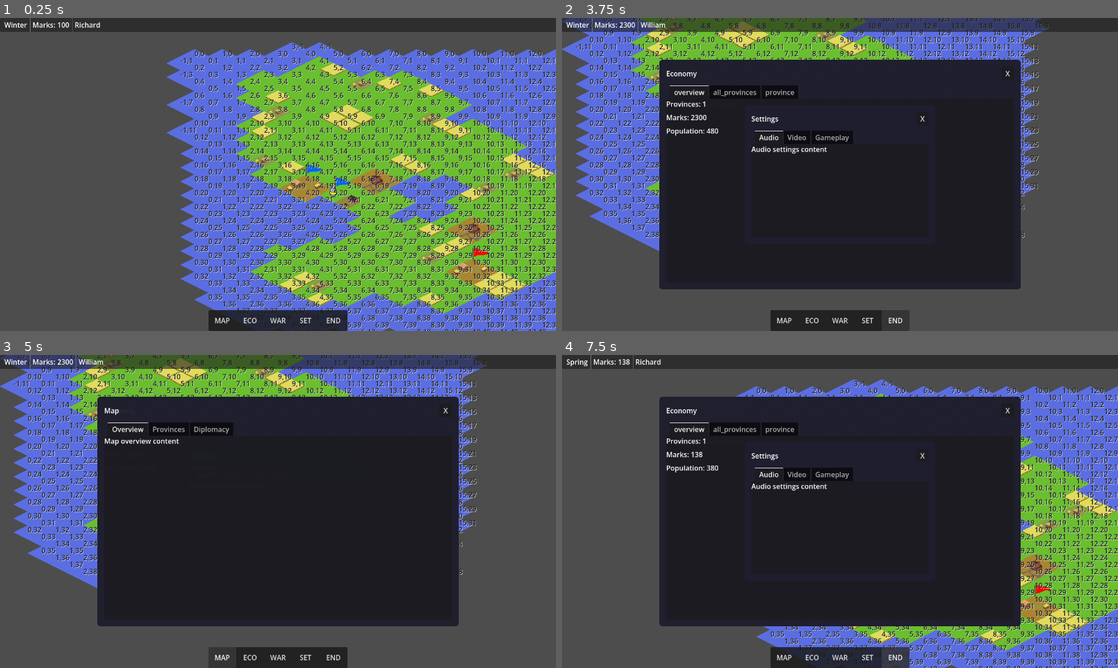
Above: before the commit, frames 1-4 (two rows, left to right).
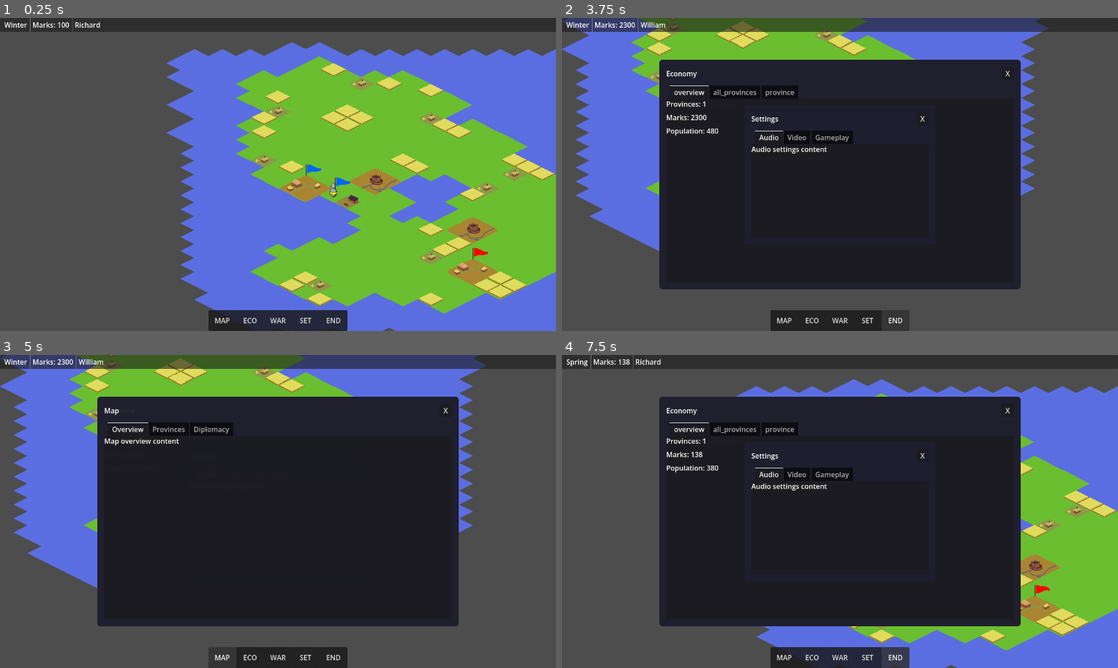
Above: after the commit, the same moments.

Repository: Charckle/strategemata_medieval
Game: Godot game, scene res://maps/overworld/test_maps/test_map_01/test_map_01.tscn
The game is run twice, just before and just after one commit, with the same random seed, the same clock (stepped at 60 frames per second) and the same inputs. This scene is started directly instead of the project's main scene.
Inputs:
- Up to frame 1 (0.25 s): no input
- Up to frame 2 (3.75 s): click "MAP" at 0.5 s; click "ECO" at 1.25 s; click "WAR" at 2 s; click "SET" at 2.75 s; click "END" at 3.5 s
- Up to frame 3 (5 s): click "MAP" at 4.25 s
- Up to frame 4 (7.5 s): click "ECO" at 5 s; click "WAR" at 5.75 s; click "SET" at 6.5 s; click "END" at 7.25 s

The runs differ from the first frame. In frame 1, 15% of the frame differs, in the area x 32-100%, y 8-100%; in frame 2, 4.7%; in frame 3, 4.7%; in frame 4, 6.3%.

Commit message:
cleaned army select

Diff:
--- a/maps/overworld/o_base_map/o_base_map.gd
+++ b/maps/overworld/o_base_map/o_base_map.gd
@@ -45,8 +45,7 @@
 
 
 func select_army(army: Node2D) -> void:
-	if pathfinding != null and pathfinding.has_method("select_army"):
-		pathfinding.select_army(army)
+	pathfinding.select_army(army)
 
 
 @rpc("any_peer", "call_local", "reliable")
--- a/maps/overworld/o_base_map/pathfinding.gd
+++ b/maps/overworld/o_base_map/pathfinding.gd
@@ -29,10 +29,9 @@
 
 func initialize() -> void:
 	_setup_astar_graph()
-	for child in armies.get_children():
-		child.setup_selection_input()
 
 
+# to ni OK. čekira samo en layer če je walkable
 func _get_map_layer() -> TileMapLayer:
 	for child in tilemap.get_children():
 		if child is TileMapLayer and child.tile_set != null:
@@ -41,22 +40,19 @@
 
 
 func _setup_astar_graph() -> void:
+	# to ni ok, čekiramo samo en layer za walkable!!!!
 	map_layer = _get_map_layer()
-	if map_layer == null:
-		return
+
 	astar_graph = AStar2D.new()
-	walkable_cells.clear()
-	cell_to_point_id.clear()
-	point_id_to_cell.clear()
 
+	# set walkable tiles
 	for cell in map_layer.get_used_cells():
 		var tile_data = map_layer.get_cell_tile_data(cell)
 		if tile_data == null:
 			continue
-		var walkable_data = tile_data.get_custom_data("walkable")
-		var is_walkable := true
-		if walkable_data != null:
-			is_walkable = bool(walkable_data)
+
+		var is_walkable = tile_data.get_custom_data("walkable")
+
 		if is_walkable:
 			walkable_cells[cell] = true
 
@@ -127,12 +123,9 @@
 
 
 func select_army(army: Node2D) -> void:
-	if selected_army != null and selected_army != army and selected_army.has_method("set_selected"):
-		selected_army.set_selected(false)
 	selected_army = army
 	clear_path_preview()
-	if army != null and army.has_method("set_selected"):
-		army.set_selected(true)
+	army.set_selected(true)
 
 
 func clear_path_preview() -> void:
@@ -144,12 +137,12 @@
 func _unhandled_input(event: InputEvent) -> void:
 	if event is InputEventMouseButton and event.pressed:
 		if event.button_index == MOUSE_BUTTON_RIGHT:
-			if selected_army != null and selected_army.has_method("set_selected"):
+			if selected_army != null:
 				selected_army.set_selected(false)
 			selected_army = null
 			clear_path_preview()
 			return
-		if event.button_index == MOUSE_BUTTON_LEFT and selected_army != null and astar_graph != null:
+		if event.button_index == MOUSE_BUTTON_LEFT and selected_army != null:
 			var cell := get_cell_at_mouse()
 			if not _is_walkable_cell(cell):
 				return
@@ -161,11 +154,11 @@
 
 func _try_show_path(target_cell: Vector2i) -> void:
 	var from_cell := get_army_cell(selected_army)
-	if not _is_walkable_cell(from_cell):
-		return
 	var path_ids: Array[Vector2i] = _find_path_cells(from_cell, target_cell)
+
 	print("Army path from %s to %s: %s" % [from_cell, target_cell, path_ids])
 	current_path.clear()
+
 	for id in path_ids:
 		current_path.append(id)
 	if current_path.is_empty():
@@ -173,18 +166,18 @@
 		return
 	path_target_cell = target_cell
 	path_line.clear_points()
+
 	for cell in current_path:
 		path_line.add_point(base_map.to_local(_get_cell_center_global(cell)))
 
 
 func execute_move() -> void:
-	if selected_army == null or current_path.is_empty() or map_layer == null:
+	if selected_army == null or current_path.is_empty():
 		clear_path_preview()
 		return
 	var end_cell: Vector2i = current_path[current_path.size() - 1]
 	var army = selected_army
 	army.global_position = _get_cell_center_global(end_cell) - ARMY_CENTER_OFFSET
-	if army.has_method("set_selected"):
-		army.set_selected(false)
+	army.set_selected(false)
 	clear_path_preview()
 	selected_army = null
--- a/maps/overworld/o_base_map/tile_coords_debug.gd
+++ b/maps/overworld/o_base_map/tile_coords_debug.gd
@@ -1,6 +1,6 @@
 extends Node2D
 
-@export var enabled := true:
+@export var enabled := false:
 	set(value):
 		enabled = value
 		visible = value
--- a/objects/overworld/army/army_map_unit/armiy_figure.gd
+++ b/objects/overworld/army/army_map_unit/armiy_figure.gd
@@ -4,7 +4,6 @@
 
 var base_map
 
-var _selection_input_connected := false
 var _outline_material: ShaderMaterial
 
 const OUTLINE_SHADER := preload("res://objects/overworld/army/army_map_unit/selection_outline.gdshader")
@@ -16,16 +15,6 @@
 
 func set_flags():
 	$Flag.setup_flag()
-
-
-func setup_selection_input() -> void:
-	if _selection_input_connected or base_map == null:
-		return
-	var area := get_node_or_null("Area2D")
-
-	if not area.input_event.is_connected(_on_area_input_event):
-		area.input_event.connect(_on_area_input_event)
-	_selection_input_connected = true
 
 
 func _on_area_input_event(_viewport: Node, event: InputEvent, _shape_idx: int) -> void:
--- a/objects/overworld/army/army_map_unit/armiy_figure.tscn
+++ b/objects/overworld/army/army_map_unit/armiy_figure.tscn
@@ -27,3 +27,5 @@
 
 [node name="CollisionShape2D" type="CollisionShape2D" parent="Area2D" unique_id=930789971]
 shape = SubResource("ConvexPolygonShape2D_ft7hr")
+
+[connection signal="input_event" from="Area2D" to="." method="_on_area_input_event"]
